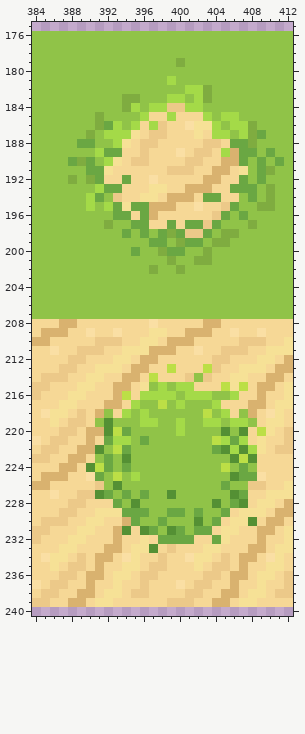
Pixel-art file, stored at Assets/Sprites/Map/Aseprite Project Files/Grassland.aseprite. The first picture shows the starting point.
1024x1024 pixels, 1 frame. Colours within 5 levels of each other are drawn and written as one. Shown: x 384..412, y 175..240.
The result:
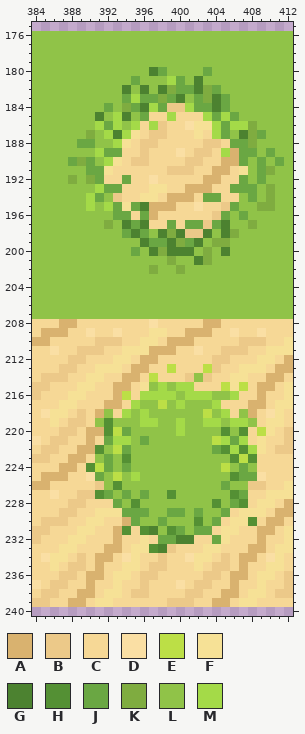
Palette (. is transparent): A #d9b26f  B #ecc989  C #f6d896  D #fadfa4  E #bcdf46  F #f6e196  G #4c8230  H #549034  J #6aa743  K #7fac40  L #90c348  M #a4da48
Diff:
Layer "Tilemap":
y 179: x 400 K -> L
y 180: x 397..398 LL -> GJ; x 403 L -> J
y 181: x 395 L -> J; x 400 L -> J; x 402 L -> G
y 182: x 394 L -> G; x 396 L -> G; x 398..402 LLLMM -> GKJJG; x 404 L -> J
y 183: x 394..400 KKLLLMM -> JMJJKJG; x 402 M -> J; x 404..405 LL -> GJ
y 184: x 392 L -> J; x 395..396 ML -> JG; x 398 M -> J; x 402..405 MLLL -> JJGJ
y 185: x 391 K -> G; x 393..394 LL -> MG; x 396 M -> J; x 404 L -> J; x 406 M -> J
y 186: x 391 K -> M; x 405 L -> J
y 187: x 393 M -> G; x 405 M -> J; x 407 M -> G
y 195: x 396 J -> G
y 197: x 394 L -> G; x 396 J -> G; x 405 L -> G
y 198: x 395 L -> G; x 398 J -> G; x 400 J -> G; x 403 J -> G; x 405 K -> G
y 199: x 396 L -> G; x 399 L -> G; x 402 J -> G
y 200: x 397 L -> G; x 399..401 JJL -> GGG; x 405 L -> G
y 201: x 402 K -> G
y 231: x 397 J -> G
y 232: x 400..401 JJ -> GG
y 233: x 398 C -> G
Pixel boxes of the changes (left, top, right, bottom) in both pictures:
changed: (95, 58, 248, 139)
changed: (122, 202, 230, 265)
changed: (149, 526, 194, 553)
